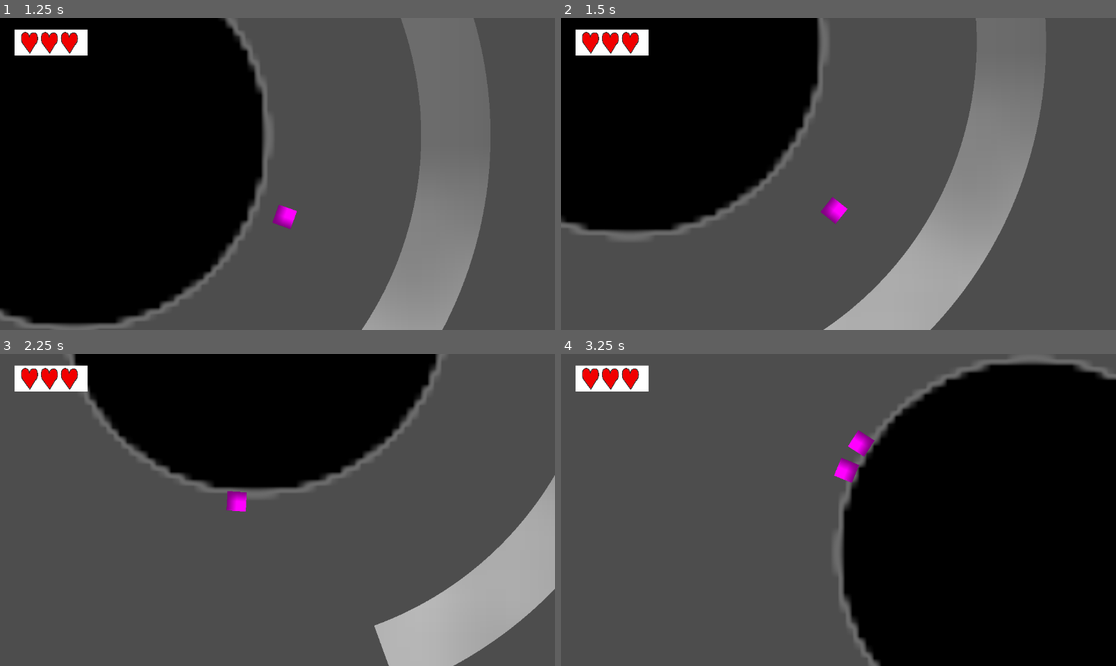
Above: before the commit, frames 1-4 (two rows, left to right).
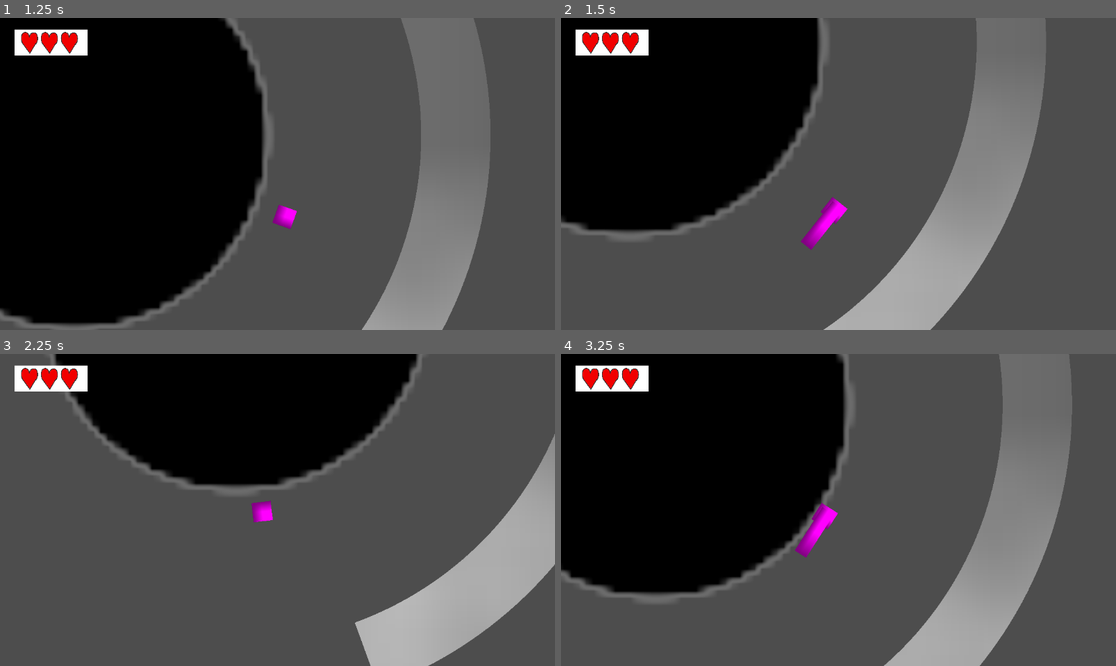
Above: after the commit, the same moments.

Repository: Juropolis/Space-Game
Game: Godot game, scene res://Main.tscn
Same seed, same stepped clock (60 frames per second), same inputs: the game is played once before the commit and once after it.
Inputs:
- Up to frame 1 (1.25 s): hold D (right) from 0.53 s (still down); tap H (dash) at 0.6 s; tap Up (jump) at 0.77, 1.07 s; tap I (mSlash, bound only before the commit) at 0.8 s
- Up to frame 2 (1.5 s): keep holding D (right); tap I (mSlash, bound only before the commit) at 1.35 s
- Up to frame 3 (2.25 s): tap Up (jump) at 1.52, 1.55, 1.82, 2.1 s; release D (right) at 2.03 s; hold A (left) from 2.03 s (still down)
- Up to frame 4 (3.25 s): tap H (dash) at 2.3, 2.85 s; release A (left) at 2.78 s; hold D (right) from 2.78 s (still down); tap Up (jump) at 3.02 s; tap I (mSlash, bound only before the commit) at 3.05 s

Frame 1 is identical in both runs. In frame 2, 0.3% of the frame differs, in the area x 43-50%, y 58-75%; in frame 3, 8.3%; in frame 4, 79%, in the area x 0-100%, y 0-100%.

Commit message:
Working attack and fixes
Added an attack for the player that can hit the enemy to deal damage. its direction and rotation are based on the players facing direction

Multi_hit property added to hitboxes to determine whether some attacks should deal continious damage or not, such as a player standing inside an enemy for a long time

Diff:
--- a/Attack.tscn
+++ /dev/null
@@ -1,18 +0,0 @@
-[gd_scene format=3 uid="uid://vj1hspk853c1"]
-
-[sub_resource type="PlaceholderTexture2D" id="PlaceholderTexture2D_4igs5"]
-
-[sub_resource type="RectangleShape2D" id="RectangleShape2D_4igs5"]
-size = Vector2(47, 14)
-
-[node name="Attack" type="Area2D" unique_id=1595727284]
-
-[node name="Sprite2D" type="Sprite2D" parent="." unique_id=1161232799]
-visible = false
-position = Vector2(33.5, 0)
-scale = Vector2(47, 13.999999)
-texture = SubResource("PlaceholderTexture2D_4igs5")
-
-[node name="CollisionShape2D" type="CollisionShape2D" parent="." unique_id=2140350795]
-position = Vector2(33.5, 0)
-shape = SubResource("RectangleShape2D_4igs5")
--- a/Enemy.tscn
+++ b/Enemy.tscn
@@ -31,4 +31,5 @@
 
 [connection signal="area_entered" from="GravityDetector" to="." method="_on_gravity_detector_area_entered"]
 [connection signal="area_exited" from="GravityDetector" to="." method="_on_gravity_detector_area_exited"]
-[connection signal="area_exited" from="Hitbox" to="Hitbox" method="_on_area_exited"]
+
+[editable path="Hitbox"]
--- a/EnemyScript.gd
+++ b/EnemyScript.gd
@@ -2,6 +2,7 @@
 
 var player
 @onready var hurtbox = $Hurtbox
+@onready var hitbox = $Hitbox
 
 var team = "enemy"
 
@@ -11,13 +12,12 @@
 
 func hit_received():
 	print("Enemy hit")
-	hurtbox.make_invincible(20.0)
 
 
 # Called when the node enters the scene tree for the first time.
 func _ready() -> void:
-	player = get_tree().get_first_node_in_group("player")
-	print(player)
+	hitbox.set_attacker(self)
+	hitbox.set_multi_hit(true)
 
 
 # Called every frame. 'delta' is the elapsed time since the previous frame.
--- a/Hitbox.tscn
+++ b/Hitbox.tscn
@@ -3,7 +3,7 @@
 [ext_resource type="Script" uid="uid://cdpvkr2th3ttt" path="res://HitboxScript.gd" id="1_mnb6n"]
 
 [sub_resource type="RectangleShape2D" id="RectangleShape2D_oacc3"]
-size = Vector2(16, 16)
+size = Vector2(16.0799, 15.90909)
 
 [node name="Hitbox" type="Area2D" unique_id=1584378063 groups=["hitboxes"]]
 collision_layer = 32
@@ -16,3 +16,4 @@
 shape = SubResource("RectangleShape2D_oacc3")
 
 [connection signal="area_entered" from="." to="." method="_on_area_entered"]
+[connection signal="area_exited" from="." to="." method="_on_area_exited"]
--- a/HitboxScript.gd
+++ b/HitboxScript.gd
@@ -1,24 +1,41 @@
 extends Node
 
 var touching_hurtboxes = []
+var hit_hurtboxes = []
+var attacker
+var can_multi_hit = false
 
 # Called when the node enters the scene tree for the first time.
 func _ready() -> void:
 	pass # Replace with function body.
 
+func set_multi_hit(boolean):
+	can_multi_hit = boolean
+
+func set_attacker(character):
+	attacker = character
+
+func new_attack():
+	hit_hurtboxes.clear()
 
 # Called every frame. 'delta' is the elapsed time since the previous frame.
 func _process(delta: float) -> void:
 	for hurtbox in touching_hurtboxes:
 		if is_instance_valid(hurtbox):
-			hurtbox.hit_received()
+
+			if can_multi_hit:
+				hurtbox.hit_received()
+
+			elif hurtbox not in hit_hurtboxes:
+				hurtbox.hit_received()
+				hit_hurtboxes.append(hurtbox)
 
 
 func _on_area_entered(hurtbox):
 	# Condition is a placeholder for things like hurtbox invincibility, friendly fire etc.
 	if hurtbox.is_in_group("hurtboxes"):
 		if hurtbox.has_method("hit_received"):
-			if hurtbox.owner.team != owner.team:
+			if hurtbox.owner.team != attacker.team:
 				if hurtbox not in touching_hurtboxes:
 					touching_hurtboxes.append(hurtbox)
 
--- a/Planet.tscn
+++ b/Planet.tscn
@@ -1,6 +1,6 @@
 [gd_scene format=3 uid="uid://dy7mip4yf0kn7"]
 
-[ext_resource type="PackedScene" uid="uid://bj24whuijr0uy" path="res://CurvedPlatform.tscn" id="1_8g7i6"]
+[ext_resource type="PackedScene" uid="uid://bj24whuijr0uy" path="res://curved_platform.tscn" id="1_8g7i6"]
 [ext_resource type="Script" uid="uid://bj7cmsor21866" path="res://CurvedPlatformScript.gd" id="1_485rr"]
 [ext_resource type="PackedScene" uid="uid://m7uivq1vxy5f" path="res://GravityField.tscn" id="2_485rr"]
 
--- a/Player.tscn
+++ b/Player.tscn
@@ -4,7 +4,7 @@
 [ext_resource type="Shader" uid="uid://dapqnltqg423j" path="res://dash_flash.gdshader" id="2_kpjcp"]
 [ext_resource type="PackedScene" uid="uid://c3k182eojl26q" path="res://Hurtbox.tscn" id="3_e80uo"]
 [ext_resource type="PackedScene" uid="uid://byxt1v432fona" path="res://GravityDetector.tscn" id="3_kne1u"]
-[ext_resource type="PackedScene" uid="uid://cea0rfcms7v83" path="res://Hitbox.tscn" id="5_cxr5p"]
+[ext_resource type="PackedScene" uid="uid://vj1hspk853c1" path="res://basic_attack.tscn" id="6_tdg3f"]
 
 [sub_resource type="ShaderMaterial" id="ShaderMaterial_kne1u"]
 resource_local_to_scene = true
@@ -87,8 +87,13 @@
 [node name="Hurtbox" parent="." unique_id=1007594587 instance=ExtResource("3_e80uo")]
 scale = Vector2(1.1, 1.1)
 
-[node name="Hitbox" parent="." unique_id=1584378063 instance=ExtResource("5_cxr5p")]
-scale = Vector2(1.1, 1.1)
+[node name="BasicAttack" parent="." unique_id=1595727284 instance=ExtResource("6_tdg3f")]
+
+[node name="CollisionShape2D" parent="BasicAttack/Hitbox" parent_id_path=PackedInt32Array(1595727284, 1584378063) index="0" unique_id=1905624056]
+position = Vector2(0, 0)
 
 [connection signal="area_entered" from="GravityDetector" to="." method="_on_gravity_detector_area_entered"]
 [connection signal="area_exited" from="GravityDetector" to="." method="_on_gravity_detector_area_exited"]
+
+[editable path="BasicAttack"]
+[editable path="BasicAttack/Hitbox"]
--- a/PlayerScript.gd
+++ b/PlayerScript.gd
@@ -1,5 +1,6 @@
 extends GravityCharacter
 @onready var hurtbox = $Hurtbox
+@onready var basic_attack = $BasicAttack
 
 
 const GRAVITY = 900.0
@@ -18,7 +19,7 @@
 const JUMP_BUFFER_TIME = 0.1	# Seconds of jump buffer time
 const WALL_STICK_TIME = 0.1
 const DASH_TIME = 0.5
-const MSLASH_TIME = 0.5
+const BASIC_ATTACK_TIME = 0.25
 const DASH_RECHARGE_TIME = 3
 
 #Timers
@@ -71,12 +72,13 @@
 			handle_dash_input(input_direction)
 			handle_dash(delta)
 
-			#handle_jump() # if you want dash-jump cancel
-			#handle_attack_input()
-
-		#"attacking":
+			#handle_jump() # If i want dash-jump cancel
+			#handle_attack_input() # If i want dash-attack cancels
+
+		"attacking":
 			#Add handle attack input if you want normal cancelling
-			#handle_attack(delta)
+			handle_movement(input_direction, delta)
+			handle_attack_timer(delta)
 
 	#Functions that always apply
 	handle_dash_cooldown(delta)
@@ -169,17 +171,21 @@
 
 
 func handle_attack_input():
-	if Input.is_action_just_pressed("mSlash"):
+	if Input.is_action_just_pressed("basic_attack"):
 		player_state = "attacking"
-		attack_timer = MSLASH_TIME
+		attack_timer = BASIC_ATTACK_TIME
+		basic_attack.start_attack()
+
 
 #how violent
-func handle_attack(delta):
-	velocity.x = move_toward(velocity.x, 0, DASH_DECELERATION * delta)
-
+func handle_attack_timer(delta):
+	#velocity.x = move_toward(velocity.x, 0, DASH_DECELERATION * delta)
+
+	# Core
 	attack_timer -= delta
 	if attack_timer <= 0:
 		player_state = "neutral"
+		basic_attack.end_attack()
 
 
 #Out of commision for now lmfao
--- /dev/null
+++ b/basic_attack.gd
@@ -0,0 +1,36 @@
+extends Node2D
+
+@onready var player = get_parent()
+@onready var hitbox = $Hitbox
+
+func start_attack():
+	hitbox.set_attacker(player)
+	hitbox.new_attack()
+	hitbox.set_multi_hit(false)
+	visible = true
+	hitbox.monitoring = true
+	update_direction()
+	print("attack placeholder")
+
+func end_attack():
+	visible = false
+	hitbox.monitoring = false
+
+func update_direction():
+	# Updates position
+	position.x = abs(position.x) * player.facing
+	# Flips sprite
+	scale.x = player.facing
+
+# Called when the node enters the scene tree for the first time.
+func _ready() -> void:
+	hitbox.set_attacker(player)
+	# Hides attack
+	visible = false
+	# Turns off collisions
+	hitbox.monitoring = false
+
+
+# Called every frame. 'delta' is the elapsed time since the previous frame.
+func _process(delta: float) -> void:
+	pass
--- /dev/null
+++ b/basic_attack.tscn
@@ -0,0 +1,25 @@
+[gd_scene format=3 uid="uid://vj1hspk853c1"]
+
+[ext_resource type="Script" uid="uid://cx360f2bkc5r" path="res://basic_attack.gd" id="1_7mhut"]
+[ext_resource type="PackedScene" uid="uid://cea0rfcms7v83" path="res://Hitbox.tscn" id="2_3wj2b"]
+
+[sub_resource type="PlaceholderTexture2D" id="PlaceholderTexture2D_4igs5"]
+
+[sub_resource type="RectangleShape2D" id="RectangleShape2D_3wj2b"]
+size = Vector2(53.5, 14)
+
+[node name="BasicAttack" type="Area2D" unique_id=1595727284]
+position = Vector2(20, 0)
+script = ExtResource("1_7mhut")
+
+[node name="Sprite2D" type="Sprite2D" parent="." unique_id=1161232799]
+position = Vector2(0, -1.9073486e-06)
+scale = Vector2(53.500004, 13.999999)
+texture = SubResource("PlaceholderTexture2D_4igs5")
+
+[node name="Hitbox" parent="." unique_id=1584378063 instance=ExtResource("2_3wj2b")]
+
+[node name="CollisionShape2D" parent="Hitbox" index="0" unique_id=1905624056]
+shape = SubResource("RectangleShape2D_3wj2b")
+
+[editable path="Hitbox"]
--- a/project.godot
+++ b/project.godot
@@ -49,7 +49,7 @@
 "events": [Object(InputEventKey,"resource_local_to_scene":false,"resource_name":"","device":-1,"window_id":0,"alt_press …(192 unchanged characters)…
 ]
 }
-mSlash={
+basic_attack={
 "deadzone": 0.2,
 "events": [Object(InputEventKey,"resource_local_to_scene":false,"resource_name":"","device":-1,"window_id":0,"alt_press …(192 unchanged characters)…
 ]
Not shown, added: basic_attack.gd.uid
Renamed: CurvedPlatform.tscn -> curved_platform.tscn
Renamed: CustomPlatform.tscn -> custom_platform.tscn
